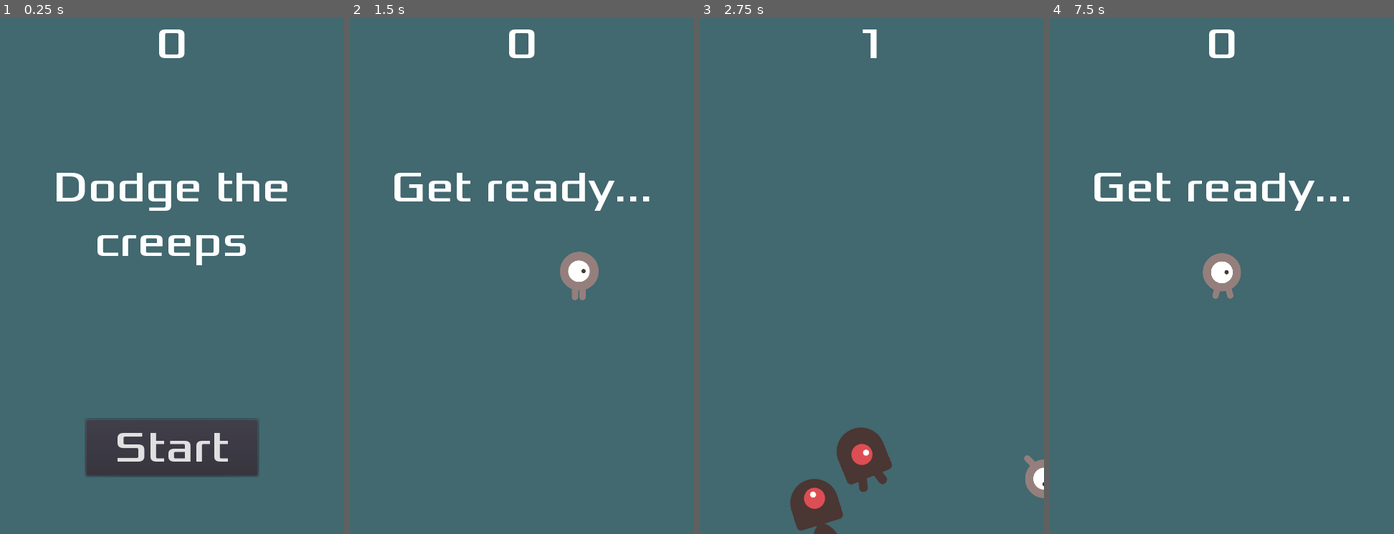
Above: before the commit, frames 1-4 (left to right).
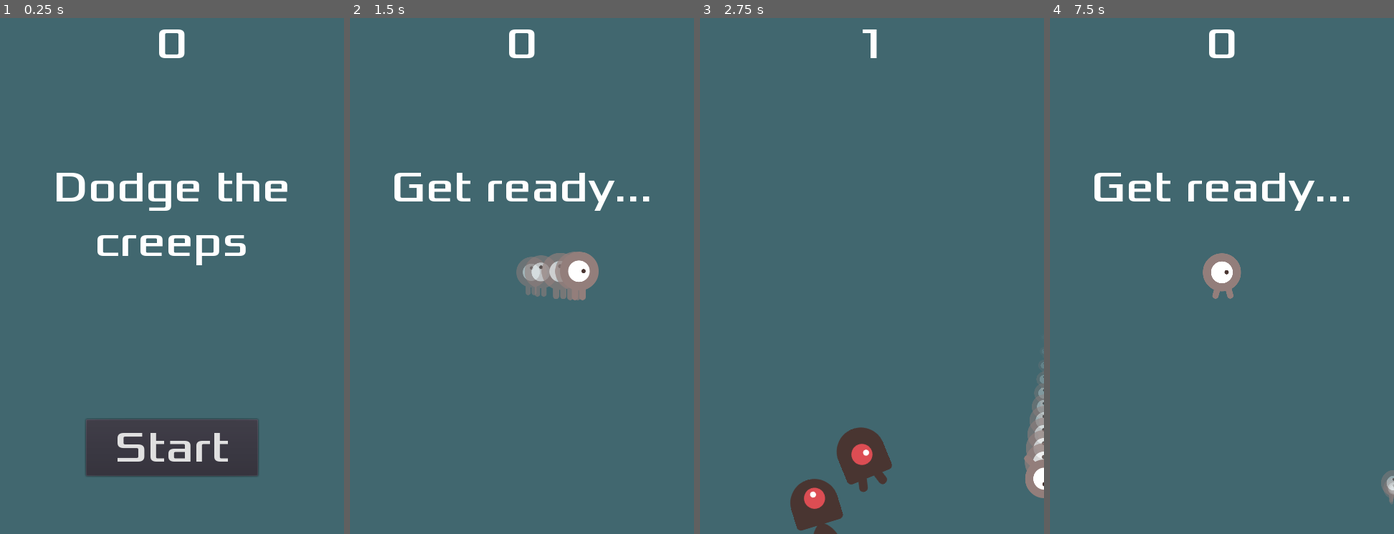
Above: after the commit, the same moments.

Repository: LeonardoZanotti/dodge-the-creeps
Game: Godot game, scene res://Main.tscn
Two runs of this game, one before a commit and one after it. Both use one fixed random seed, a clock stepped at 60 frames per second and the inputs below.
Inputs:
- Up to frame 1 (0.25 s): no input
- Up to frame 2 (1.5 s): click "Start" at 0.5 s; tap Enter at 1.25 s; hold D (move_right) from 1.28 s (still down)
- Up to frame 3 (2.75 s): release D (move_right) at 2.03 s; hold S (move_down) from 2.03 s (still down)
- Up to frame 4 (7.5 s): release S (move_down) at 2.78 s; hold D (move_right) 2.78-3.53 s; hold W (move_up) 3.53-4.28 s; hold A (move_left) 4.28-5.78 s; hold S (move_down) 5.78-6.53 s; hold D (move_right) 6.53-7.25 s; click "Start" at 7.25 s

The runs differ from the first frame. In frame 2, 1.0% of the frame differs, in the area x 48-67%, y 45-55%; in frame 3, 0.6%; in frame 4, 0.2%.

Commit message:
trail and spacer bar init

Diff:
--- a/HUD.tscn
+++ b/HUD.tscn
@@ -6,6 +6,12 @@
 [sub_resource type="DynamicFont" id=1]
 size = 60
 font_data = ExtResource( 1 )
+
+[sub_resource type="InputEventAction" id=2]
+action = "ui_select"
+
+[sub_resource type="ShortCut" id=3]
+shortcut = SubResource( 2 )
 
 [node name="HUD" type="CanvasLayer"]
 script = ExtResource( 2 )
@@ -50,6 +56,7 @@
 margin_right = 120.0
 margin_bottom = 289.8
 custom_fonts/font = SubResource( 1 )
+shortcut = SubResource( 3 )
 text = "Start"
 __meta__ = {
 "_edit_use_anchors_": false
--- a/Player.gd
+++ b/Player.gd
@@ -25,8 +25,10 @@
 		direction = direction.normalized()
 		# get_node("AnimatedSprite").play()
 		$AnimatedSprite.play()
+		$Trail.emitting = true
 	else:
 		$AnimatedSprite.stop()
+		$Trail.emitting = false
 
 	if direction.x != 0:
 		$AnimatedSprite.animation = "right"
--- a/Player.tscn
+++ b/Player.tscn
@@ -23,6 +23,26 @@
 radius = 26.6869
 height = 15.1593
 
+[sub_resource type="Gradient" id=3]
+colors = PoolColorArray( 1, 1, 1, 0.760784, 1, 1, 1, 0 )
+
+[sub_resource type="GradientTexture" id=4]
+gradient = SubResource( 3 )
+
+[sub_resource type="Curve" id=5]
+_data = [ Vector2( 0, 0.498864 ), 0.0, 0.0, 0, 0, Vector2( 1, 0.0897727 ), 0.0, 0.0, 0, 0 ]
+
+[sub_resource type="CurveTexture" id=6]
+curve = SubResource( 5 )
+
+[sub_resource type="ParticlesMaterial" id=7]
+flag_disable_z = true
+gravity = Vector3( 0, 0, 0 )
+orbit_velocity = 0.0
+orbit_velocity_random = 0.0
+scale_curve = SubResource( 6 )
+color_ramp = SubResource( 4 )
+
 [node name="Player" type="Area2D"]
 script = ExtResource( 5 )
 
@@ -35,4 +55,12 @@
 position = Vector2( -0.314972, 0.944946 )
 shape = SubResource( 2 )
 
+[node name="Trail" type="Particles2D" parent="."]
+show_behind_parent = true
+amount = 10
+speed_scale = 2.0
+local_coords = false
+process_material = SubResource( 7 )
+texture = ExtResource( 2 )
+
 [connection signal="body_entered" from="." to="." method="_on_Player_body_entered"]
--- a/project.godot
+++ b/project.godot
@@ -53,7 +53,6 @@
 
 [rendering]
 
-quality/driver/driver_name="GLES2"
 vram_compression/import_etc=true
 vram_compression/import_etc2=false
 environment/default_environment="res://default_env.tres"
Not shown: 1 places in HUD.tscn that only renumber resources
Not shown: 1 places in Player.tscn that only renumber resources
